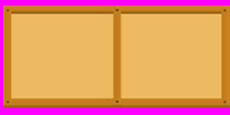
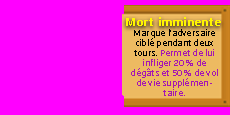
Layer changes from the first 230px x 115px image to the second:
added layer "Marque l’adversaire ciblé pendant deux tours. Permet de lui inf" above "Mort imminente" over (x1=131, y1=29, x2=218, y2=96)
added layer "Mort imminente" above "Calque 7" over (x1=126, y1=17, x2=221, y2=26)
added layer "Calque 7" above "Calque 8" over (x1=122, y1=5, x2=225, y2=107)
added layer "Calque 8" above "Calque 6" over (x1=3, y1=5, x2=225, y2=107)
hid "Calque 3", moved it above "Calque 2" over (x1=3, y1=6, x2=122, y2=107)
removed layer "Calque 1" over (x1=3, y1=5, x2=225, y2=107)
hid "Calque 2", painted on it over (x1=3, y1=5, x2=225, y2=107)
